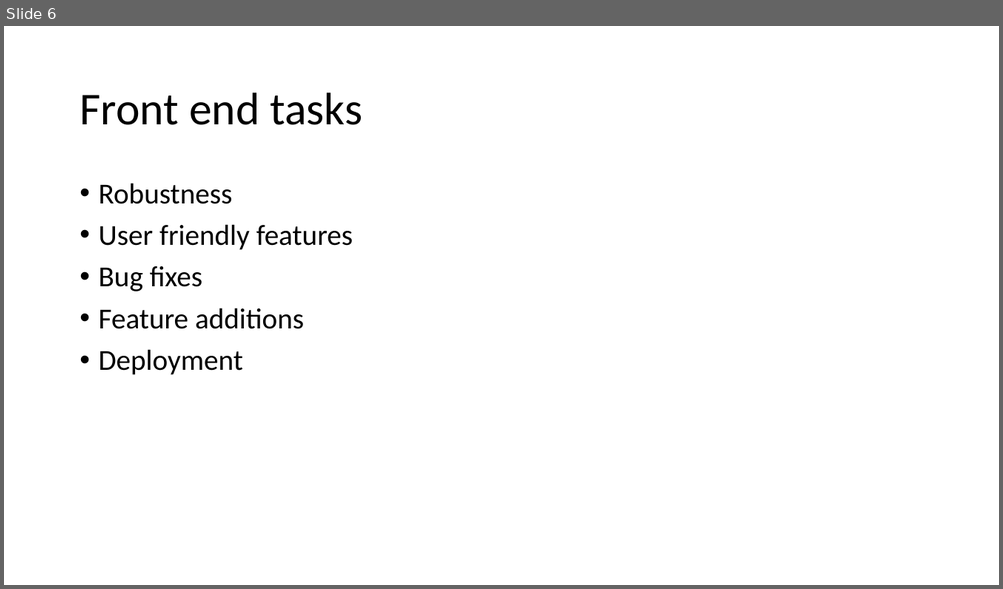
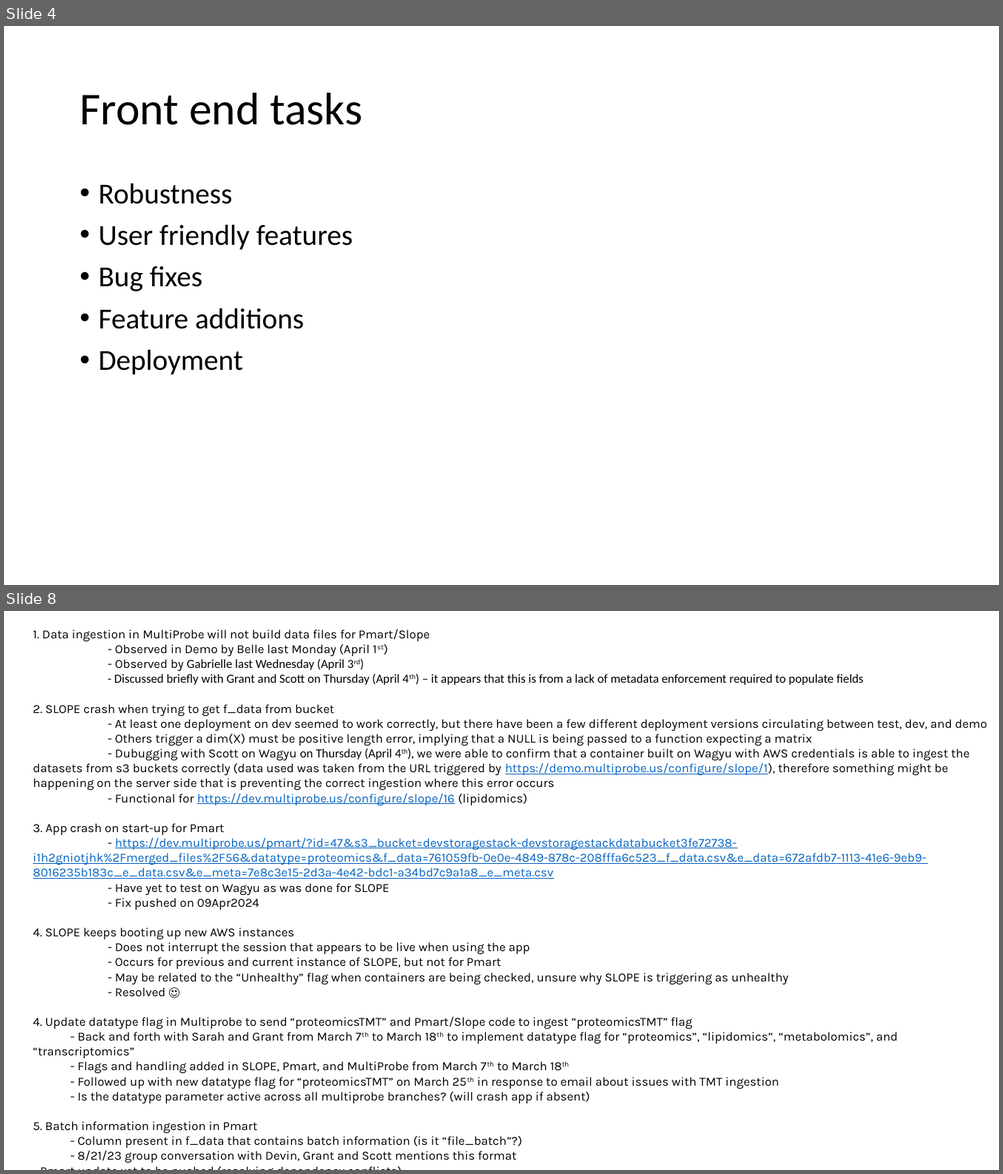
Before and after one commit to pmartR/OmicsMLMentor_ShinyApp, a slide deck: SLOPE_progress.pptx. Shown one above the other, each under a label of ours: slide 6 before the commit, slides 4 and 8 after it; the slides between them are not shown. The pictures are 1003x589 and 1003x1174 pixels, drawn with LibreOffice and Linux fonts; fonts in the diff are those of the drawing. Boxes give left, top, right and bottom in pixels: in the first picture for what was removed or moved away, otherwise in the second. Text is boxed around its words. In the diff, an @@ line names an element or a change of style, - is before the commit and + after.

```diff
--- a/SLOPE_progress.pptx
+++ b/SLOPE_progress.pptx
@@ slide 8 added at bbox=[4, 611, 999, 1170], background #FFFFFF @@
@@ text added at bbox=[33, 629, 987, 1163], 12 pt, text #000000 @@
+1. Data ingestion in MultiProbe will not build data files for Pmart/Slope
+- Observed in Demo by Belle last Monday (April 1st)
+- Observed by Gabrielle last Wednesday (April 3rd)
+- Discussed briefly with Grant and Scott on Thursday (April 4th) – it appears that this is from a lack of metadata enforcement required to populate fields
+2. SLOPE crash when trying to get f_data from bucket
+- At least one deployment on dev seemed to work correctly, but there have been a few different deployment versions circulating between test, dev, and demo
+- Others trigger a dim(X) must be positive length error, implying that a NULL is being passed to a function expecting a matrix
+- Dubugging with Scott on Wagyu on Thursday (April 4th), we were able to confirm that a container built on Wagyu with AWS credentials is able to ingest the datasets from s3 buckets correctly (data used was taken from the URL triggered by https://demo.multiprobe.us/configure/slope/1), therefore something might be happening on the server side that is preventing the correct ingestion where this error occurs
+- Functional for https://dev.multiprobe.us/configure/slope/16 (lipidomics)
+3. App crash on start-up for Pmart
+- https://dev.multiprobe.us/pmart/?id=47&s3_bucket=devstoragestack-devstoragestackdatabucket3fe72738-i1h2gniotjhk%2Fmerged_files%2F56&datatype=proteomics&f_data=761059fb-0e0e-4849-878c-208fffa6c523_f_data.csv&e_data=672afdb7-1113-41e6-9eb9-8016235b183c_e_data.csv&e_meta=7e8c3e15-2d3a-4e42-bdc1-a34bd7c9a1a8_e_meta.csv
+- Have yet to test on Wagyu as was done for SLOPE
+- Fix pushed on 09Apr2024
+4. SLOPE keeps booting up new AWS instances
+- Does not interrupt the session that appears to be live when using the app
+- Occurs for previous and current instance of SLOPE, but not for Pmart
+- May be related to the “Unhealthy” flag when containers are being checked, unsure why SLOPE is triggering as unhealthy
+- Resolved ☺
+4. Update datatype flag in Multiprobe to send “proteomicsTMT” and Pmart/Slope code to ingest “proteomicsTMT” flag
+- Back and forth with Sarah and Grant from March 7th to March 18th to implement datatype flag for “proteomics”, “lipidomics”, “metabolomics”, and “transcriptomics”
+- Flags and handling added in SLOPE, Pmart, and MultiProbe from March 7th to March 18th
+- Followed up with new datatype flag for “proteomicsTMT” on March 25th in response to email about issues with TMT ingestion
+- Is the datatype parameter active across all multiprobe branches? (will crash app if absent)
+5. Batch information ingestion in Pmart
+- Column present in f_data that contains batch information (is it “file_batch”?)
+- 8/21/23 group conversation with Devin, Grant and Scott mentions this format
+- Pmart update yet to be pushed (resolving dependency conflicts)
@@ what was slide 6 is now slide 4 @@
```
Also in this commit, not shown: 5 slides changed, 1 other slide added, 2 slides removed, 6 other files.
